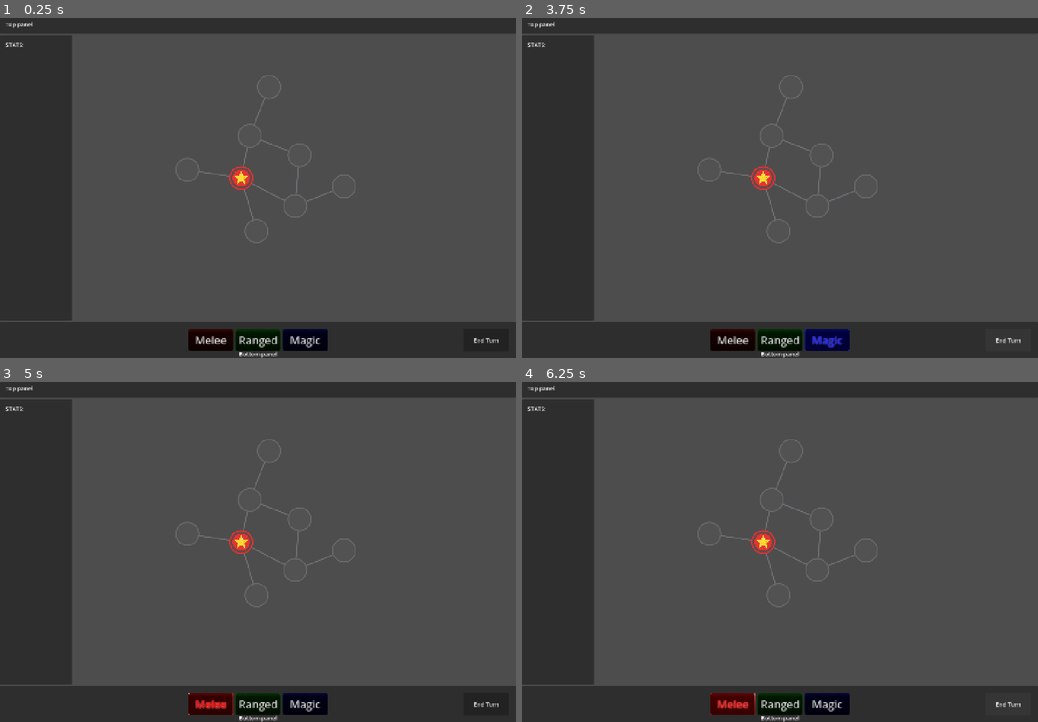
Above: before the commit, frames 1-4 (two rows, left to right).
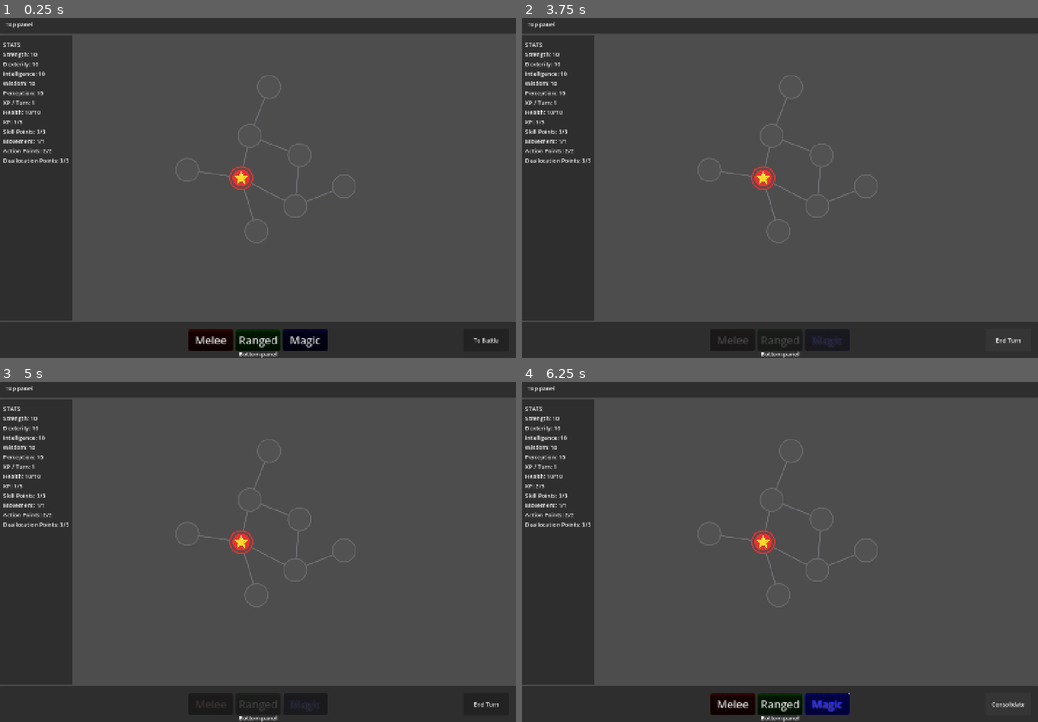
Above: after the commit, the same moments.

Repository: Koaieus/skill-tree-of-life
Game: Godot game, scene res://scenes/dev_sandbox.tscn
The game is run twice, just before and just after one commit, with the same random seed, the same clock (stepped at 60 frames per second) and the same inputs.
Inputs (mouse positions are in pixels of both pictures, inside the frame that each line leads up to):
- Up to frame 1 (0.25 s): no input
- Up to frame 2 (3.75 s): click "Melee" at 0.5 s; click "Ranged" at 1.25 s; click "Magic" at 2 s; click "End Turn" (after the commit: "To Battle") at 2.75 s; click "End Turn" (after the commit: "Consolidate") at 3.5 s
- Up to frame 3 (5 s): click (211, 705) at 4.25 s, where only the run before the commit has a clickable "Melee"
- Up to frame 4 (6.25 s): click "End Turn" at 5 s; click "End Turn" (after the commit: "To Battle") at 5.75 s

The runs differ from the first frame. In frame 1, 0.8% of the frame differs, in the area x 0-97%, y 7-96%; in frame 2, 1.4%; in frame 3, 2.2%, in the area x 0-64%, y 7-98%; in frame 4, 2.0%.
Error before the commit: Invalid access to property or key 'stats_v_box' on a base object of type 'Control (UIRoot)'. (res://scenes/dev_sandbox.gd:17)

Commit message:
feat(ui,battle): wire attack mode bar through gate; UIRoot composes itself
GameRoot (dev_sandbox.gd, class_name'd for intent) holds the live refs and
calls ui_root.compose(self) once. UIRoot owns all UI ↔ system wiring inside
that single method — no upward NodePaths, no per-widget trail in GameRoot.
Adding a new widget = wire it inside compose. Widgets stay dumb: intent up,
setters down.

PlayerInputController is the gate: owns can_player_act() and the
player_can_act_changed signal. UIRoot routes bar intent through PIC, mirrors
BattleSystem.attack_plan_changed onto bar.set_active_mode, and toggles bar
enable state from PIC's gate signal. Disabled buttons can't emit, so the
denied-request snap-back path is gone — the gate pre-empts the race.

Discipline introduced: every source.signal.connect(target) inside compose is
paired with an immediate call to target using the source's current value, so
initial state mirrors live state. New widgets follow the same shape.

Also in this commit (smaller cleanups along the way):
- BattleSystem.request_attack_mode is the public intent API (was the misleading
  _on_attack_mode_requested); idempotent on same-mode re-request
- _new_plan helper drops the 12-line per-mode boilerplate
- AttackModeBar uses ButtonGroup.pressed for the press-on case and toggled-
  fallback for the all-unpressed → NONE case
- AttackModeBar.set_active_mode bug fix: btn.mode → btn.attack_mode
- events.gd: drop unused attack_mode_* signals (event bus path abandoned in
  favor of direct wires)
- ui_root.tscn: EndTurnButton flagged unique_name_in_owner

Co-Authored-By: Claude Opus 4.7 <noreply@anthropic.com>

Diff:
--- a/autoload/events.gd
+++ b/autoload/events.gd
@@ -2,6 +2,3 @@
 
 signal skill_node_hovered(node: SkillNode)
 signal skill_node_unhovered
-
-signal attack_mode_requested(mode: BattleSystem.AttackMode)
-signal attack_mode_denied(current_mode: BattleSystem.AttackMode)
--- a/scenes/dev_sandbox.gd
+++ b/scenes/dev_sandbox.gd
@@ -1,61 +1,20 @@
+class_name GameRoot
 extends Node2D
 
-## Dev sandbox glue — wires the UI's stats panel to the player's stat board
-## once both are in the tree. Lives here, not on the StatsPanel itself, so
-## the panel stays a pure renderer (board in, labels out) and this scene
-## owns the "who's the player?" decision.
+## Composition root for a level: holds the live references that UIRoot (and
+## future AI / save / debug consumers) compose against. Public fields are the
+## level's contract — read-only by convention; GameRoot itself owns mutations.
 
-@onready var _player: Entity = %Player
-@onready var _ui_root: UIRoot = $UI/UIRoot
-@onready var _turn_manager: TurnManager = $Graph/TurnManager
-@onready var _battle_system: BattleSystem = $Graph/BattleSystem
-
-var _end_turn_btn: Button
+@onready var player: Entity = %Player
+@onready var input_ctl: PlayerInputController = $Graph/PlayerInputController
+@onready var battle_system: BattleSystem = $Graph/BattleSystem
+@onready var turn_manager: TurnManager = $Graph/TurnManager
+@onready var ui_root: UIRoot = $UI/UIRoot
 
 
 func _ready() -> void:
-	var stats_vbox: StatsPanel = _ui_root.stats_v_box
-	if stats_vbox != null and _player != null:
-		stats_vbox.board = _player.stat_board
+	ui_root.compose(self)
 
-	_end_turn_btn = _ui_root.find_child("EndTurnButton", true, false) as Button
-	if _end_turn_btn != null:
-		_end_turn_btn.pressed.connect(_on_end_turn_pressed)
-
-	if _turn_manager != null:
-		_turn_manager.phase_changed.connect(_on_phase_changed)
-
-	# Give the player full initiative so the first turn starts immediately
-	# without ticking. TurnManager's _tick_until_ready() drives all subsequent turns.
-	if _turn_manager != null and _player != null:
-		_player.initiative_current = 100.0
-		_turn_manager.start_turn(_player)
-
-	# Wire board to UI
-	if _ui_root.stat_board_overlay != null and _player != null:
-		_ui_root.stat_board_overlay.board = _player.stat_board
-
-	if _ui_root.attack_mode_bar != null and _player != null:
-		_ui_root.attack_mode_bar.attack_mode_requested.connect(_battle_system.request_attack_mode)
-
-
-
-func _on_phase_changed(_entity: Entity, phase: TurnManager.Phase) -> void:
-	if _end_turn_btn == null:
-		return
-	match phase:
-		TurnManager.Phase.DEPLOYMENT:
-			_end_turn_btn.text = "To Battle"
-		TurnManager.Phase.BATTLE:
-			_end_turn_btn.text = "Consolidate"
-		TurnManager.Phase.CONSOLIDATION:
-			_end_turn_btn.text = "End Turn"
-
-
-func _on_end_turn_pressed() -> void:
-	if _turn_manager == null or _turn_manager.current_entity == null:
-		return
-	if not _turn_manager.advance_phase():
-		# advance_phase() returns false at CONSOLIDATION — actually end the turn.
-		# TurnManager deducts initiative and auto-ticks until next entity is ready.
-		_turn_manager.end_turn()
+	if player != null and turn_manager != null:
+		player.initiative_current = 100.0
+		turn_manager.start_turn(player)
--- a/systems/battle_system.gd
+++ b/systems/battle_system.gd
@@ -36,28 +36,19 @@
 	if attack_plan:
 		attack_plan = null
 
+func request_attack_mode(mode: AttackMode) -> void:
+	if attack_mode == mode:
+		return
+	match mode:
+		AttackMode.NONE:    cancel_attack()
+		AttackMode.MELEE:   attack_plan = _new_plan(MeleeAttackPlan)
+		AttackMode.RANGED:  attack_plan = _new_plan(RangedAttackPlan)
+		AttackMode.MAGIC:   attack_plan = _new_plan(MagicAttackPlan)
 
-func _on_attack_mode_requested(mode: AttackMode) -> void:
-	if is_attacking and attack_plan.mode == mode:
-		push_warning('Already in mode %s' % mode)
-
-	match mode:
-		AttackMode.NONE:
-			cancel_attack()
-		AttackMode.MELEE:
-			var new_plan: MeleeAttackPlan = MeleeAttackPlan.new()
-			new_plan.attacker = turn_manager.current_entity
-			attack_plan = new_plan
-		AttackMode.RANGED:
-			var new_plan: RangedAttackPlan = RangedAttackPlan.new()
-			new_plan.attacker = turn_manager.current_entity
-			attack_plan = new_plan
-		AttackMode.MAGIC:
-			var new_plan: MagicAttackPlan = MagicAttackPlan.new()
-			new_plan.attacker = turn_manager.current_entity
-			attack_plan = new_plan
-
-
+func _new_plan(plan_class: Script) -> AttackPlan:
+	var p: AttackPlan = plan_class.new()
+	p.attacker = turn_manager.current_entity
+	return p
 
 # Called when the node enters the scene tree for the first time.
 func _ready() -> void:
--- a/systems/player_input_controller.gd
+++ b/systems/player_input_controller.gd
@@ -1,19 +1,22 @@
 class_name PlayerInputController
 extends Node
 
-## Routes SkillNode clicks to AllocationSystem on behalf of a single Player
-## entity. Listens to Graph.node_added so runtime-spawned (procgen) nodes
-## wire themselves up automatically.
+## Routes player input (skill-node clicks + UI intent) on behalf of a single
+## Player entity. Owns the gate: "is it this player's turn, and is the current
+## phase one in which the requested action is legal?" Emits
+## [signal player_can_act_changed] so UI can mirror enabled/disabled state.
 ##
 ## A single-player handler is enough for the MVP. Multi-entity selection
 ## (per-entity cores, hot-seat) would replace `player` with a selection
-## strategy without changing the click-dispatch shape.
+## strategy without changing the dispatch shape.
 
 @export var graph: Graph
 @export var allocation_system: AllocationSystem
 @export var battle_system: BattleSystem
 @export var player: Entity
 @export var turn_manager: TurnManager
+
+signal player_can_act_changed(can_act: bool)
 
 
 func _ready() -> void:
@@ -25,6 +28,10 @@
 	graph.node_added.connect(_on_node_added)
 	for sn in graph.get_skill_nodes():
 		_on_node_added(sn)
+
+	turn_manager.phase_changed.connect(_emit_gate_changed.unbind(2))
+	turn_manager.turn_started.connect(_emit_gate_changed.unbind(1))
+	turn_manager.turn_ended.connect(_emit_gate_changed.unbind(1))
 
 
 func _on_node_added(skill_node: SkillNode) -> void:
@@ -38,3 +45,16 @@
 			allocation_system.allocate(skill_node, player)
 		elif skill_node.owned_by == player:
 			allocation_system.deallocate(skill_node, player)
+
+
+func can_player_act() -> bool:
+	return turn_manager.can_act() and turn_manager.current_entity == player
+
+
+func on_attack_mode_requested(mode: BattleSystem.AttackMode) -> void:
+	if can_player_act():
+		battle_system.request_attack_mode(mode)
+
+
+func _emit_gate_changed() -> void:
+	player_can_act_changed.emit(can_player_act())
--- a/ui/attack_mode_bar/attack_mode_bar.gd
+++ b/ui/attack_mode_bar/attack_mode_bar.gd
@@ -9,23 +9,25 @@
 
 # Called when the node enters the scene tree for the first time.
 func _ready() -> void:
-	for btn: AttackModeButton in _group.get_buttons():
-		btn.toggled.connect(_on_button_toggled, CONNECT_APPEND_SOURCE_OBJECT)
+	_group.pressed.connect(_on_group_pressed)
+	for btn in _group.get_buttons():
+		(btn as Button).toggled.connect(_on_any_toggled)
 
 # Called every frame. 'delta' is the elapsed time since the previous frame.
 func _process(delta: float) -> void:
 	pass
 
 
-func _on_button_toggled(toggled: bool, button: AttackModeButton) -> void:
-	if toggled:
-		attack_mode_requested.emit(button.attack_mode)
+func _on_group_pressed(button: BaseButton) -> void:
+	attack_mode_requested.emit((button as AttackModeButton).attack_mode)
 
-
+func _on_any_toggled(toggled_on: bool) -> void:
+	if not toggled_on and _group.get_pressed_button() == null:
+		attack_mode_requested.emit(BattleSystem.AttackMode.NONE)
 
 func set_active_mode(mode: BattleSystem.AttackMode) -> void:
 	for btn: AttackModeButton in _group.get_buttons():
-		btn.override_toggle(btn.mode == mode)
+		btn.override_toggle(btn.attack_mode == mode)
 
 func set_enabled(enabled: bool) -> void:
 	for btn: AttackModeButton in _group.get_buttons():
--- a/ui/ui_root.gd
+++ b/ui/ui_root.gd
@@ -1,15 +1,64 @@
 extends Control
 class_name UIRoot
 
-@onready var stats_panel: StatsPanel = %StatsVBox
+## UI-side composer. Holds no system references of its own — receives them
+## via [method compose], called by the level composer (GameRoot) once both
+## subtrees are in the tree. Widgets stay dumb (intent up, setters down);
+## UIRoot translates between them and the systems.
+
+@onready var stats_panel: StatsPanel = %StatsPanel
 @onready var stat_board_overlay: StatBoardOverlay = %StatBoardOverlay
 @onready var attack_mode_bar: AttackModeBar = %AttackModeBar
+@onready var end_turn_button: Button = %EndTurnButton
 
-# Called when the node enters the scene tree for the first time.
-func _ready() -> void:
-	pass # Replace with function body.
+var _player: Entity
+var _input_ctl: PlayerInputController
+var _battle_system: BattleSystem
+var _turn_manager: TurnManager
 
 
-# Called every frame. 'delta' is the elapsed time since the previous frame.
-func _process(delta: float) -> void:
-	pass
+## Injected by [GameRoot] once it and UIRoot are both in the tree. Reaches
+## into nothing outside this subtree — all deps arrive here.
+##
+## Discipline: every `source.signal.connect(target)` is paired with an
+## immediate call to `target` using the source's current value, so initial
+## state mirrors live state. New widgets joining UIRoot follow the same shape.
+func compose(game_root: GameRoot) -> void:
+	_player = game_root.player
+	_input_ctl = game_root.input_ctl
+	_battle_system = game_root.battle_system
+	_turn_manager = game_root.turn_manager
+
+	stats_panel.board = _player.stat_board
+	stat_board_overlay.board = _player.stat_board
+
+	attack_mode_bar.attack_mode_requested.connect(_input_ctl.on_attack_mode_requested)
+
+	_battle_system.attack_plan_changed.connect(_on_attack_plan_changed)
+	_on_attack_plan_changed(_battle_system.attack_plan)
+
+	_input_ctl.player_can_act_changed.connect(attack_mode_bar.set_enabled)
+	attack_mode_bar.set_enabled(_input_ctl.can_player_act())
+
+	end_turn_button.pressed.connect(_on_end_turn_pressed)
+	_turn_manager.phase_changed.connect(_on_phase_changed)
+	_on_phase_changed(_turn_manager.current_entity, _turn_manager.current_phase)
+
+
+func _on_attack_plan_changed(plan: AttackPlan) -> void:
+	var mode := plan.mode if plan else BattleSystem.AttackMode.NONE
+	attack_mode_bar.set_active_mode(mode)
+
+
+func _on_phase_changed(_e: Entity, phase: TurnManager.Phase) -> void:
+	match phase:
+		TurnManager.Phase.DEPLOYMENT:    end_turn_button.text = "To Battle"
+		TurnManager.Phase.BATTLE:        end_turn_button.text = "Consolidate"
+		TurnManager.Phase.CONSOLIDATION: end_turn_button.text = "End Turn"
+
+
+func _on_end_turn_pressed() -> void:
+	if _turn_manager.current_entity == null:
+		return
+	if not _turn_manager.advance_phase():
+		_turn_manager.end_turn()
--- a/ui/ui_root.tscn
+++ b/ui/ui_root.tscn
@@ -196,6 +196,7 @@
 mouse_filter = 2
 
 [node name="EndTurnButton" type="Button" parent="VBoxContainer/PanelContainerBottom/MarginContainer/HBoxContainer/Control3" unique_id=1234156537]
+unique_name_in_owner = true
 custom_minimum_size = Vector2(128, 64)
 layout_mode = 1
 anchors_preset = 6
